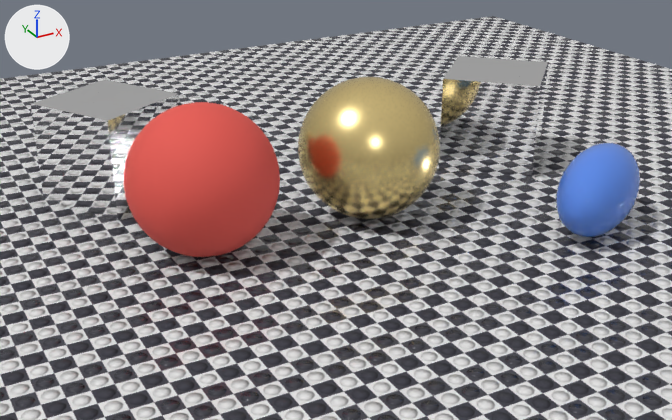
An edit to the glTF model assets/TestScene/scene.gltf, drawn before and after from the same camera.
The view is the same before and after, from a 50 mm camera at (-6.4, -10.67, 5.49) aimed at (-0.56, -0.05, 0.18). Lighting does not change. The marker at upper left points along +X, +Y and +Z. The picture after the commit comes second. Where no turn or scale is listed for an object, it has been applied to the vertices.

Script lines for the objects in view, before the commit:
```python
me_box = bpy.data.meshes.new('Box')
me_box.from_pydata(...)  # a box spanning x -0.75..0.75, y -0.75..0.75, z -0.75..0.75
me_box.materials.append(mat_chrome)  # white #f9f9f9
me_spheregold = bpy.data.meshes.new('SphereGold')
me_spheregold.from_pydata(...)  # 1177 vertices, 2256 faces; spans x -1.0..1.0, y -1.0..1.0, z -1.0..1.0
me_spheregold.materials.append(mat_gold)  # yellow #ffe59e
me_spherered = bpy.data.meshes.new('SphereRed')
me_spherered.from_pydata(...)  # 1177 vertices, 2256 faces; spans x -1.0..1.0, y -1.0..1.0, z -1.0..1.0
me_spherered.materials.append(mat_reddiffuse)  # red #e75950
ob_boxmatrix = bpy.data.objects.new('BoxMatrix', me_box)
ob_boxmatrix.location = (3.0, 1.0, 0.75)
ob_boxmatrix.rotation_euler = (0.0, 0.0, 0.785)  # degrees (0, 0, 45)
ob_gold = bpy.data.objects.new('Gold', me_spheregold)
ob_gold.location = (0.0, 0.0, 1.0)
ob_red = bpy.data.objects.new('Red', me_spherered)
ob_red.location = (-2.5, 0.0, 1.0)
# also in view: 'BlueStretched' at (2.5, -2.0, 0.6); 'Ground' at (0.0, 0.0, 0.0); 'BoxMirrored' at (-3.0, 2.5, 0.75)
```
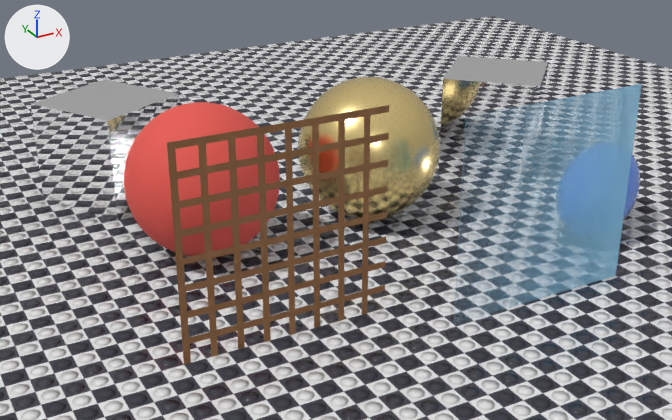
Where the change shows, as pixel boxes (x1, y1, x2, y2) in the pictures (672 x 420 px):
'LatticeMasked', added (brown): after (167, 105, 389, 364)
'PaneBlended', added (blue): after (454, 84, 642, 311)

The change, as a list of edits to the scene's bpy script:
```text
Add img_alpharamp_png:
    img_alpharamp_png = load_image('alpharamp.png', 'alpharamp.png', 64, 64, 'sRGB')
Add img_lattice_png:
    img_lattice_png = load_image('lattice.png', 'lattice.png', 128, 128, 'sRGB')
Add mat_paneblend:
    mat_paneblend = bpy.data.materials.new('PaneBlend')
    # colours: blue #95daff
    # uses the picture img_alpharamp_png
Add mat_latticemask:
    mat_latticemask = bpy.data.materials.new('LatticeMask')
    # uses the picture img_lattice_png
Add me_pane:
    me_pane.from_pydata(...)  # 4 vertices, 2 faces; spans x -1.25..1.25, y 0.0, z -1.25..1.25
    me_pane.materials.append(mat_paneblend)
Add me_lattice:
    me_lattice.from_pydata(...)  # 4 vertices, 2 faces; spans x -1.25..1.25, y 0.0, z -1.25..1.25
    me_lattice.materials.append(mat_latticemask)
Add ob_paneblended:
    ob_paneblended = bpy.data.objects.new('PaneBlended', me_pane)
    ob_paneblended.location = (0.5, -3.2, 1.25)
Add ob_latticemasked:
    ob_latticemasked = bpy.data.objects.new('LatticeMasked', me_lattice)
    ob_latticemasked.location = (-2.5, -2.5, 1.25)
```
